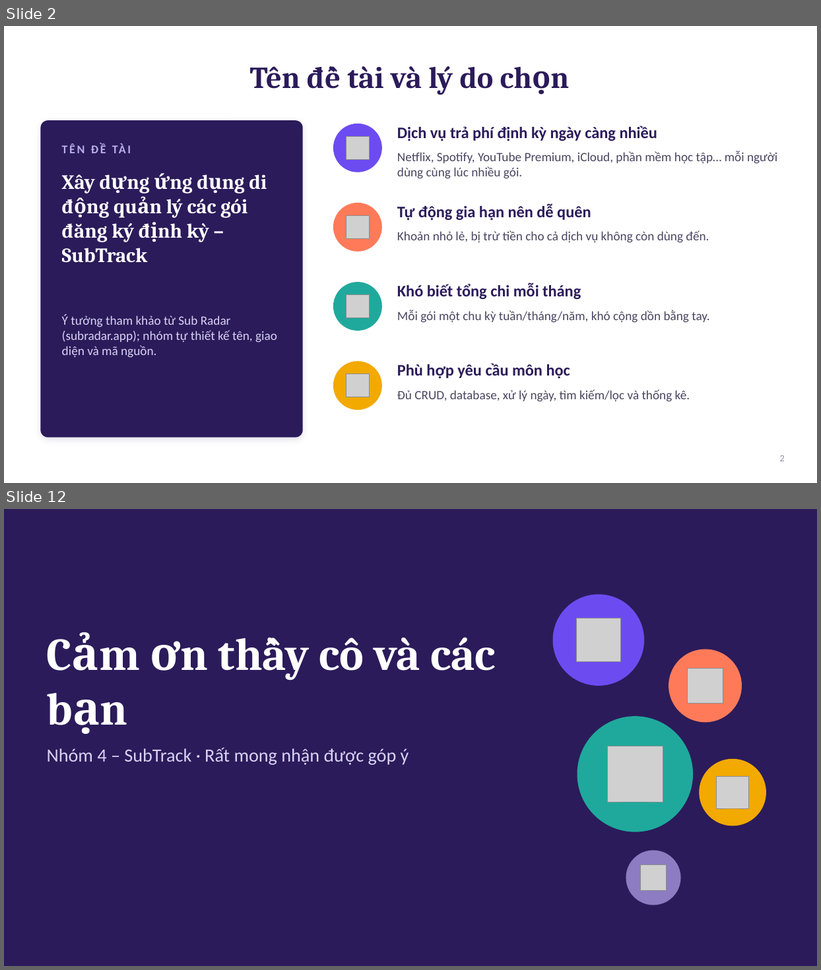
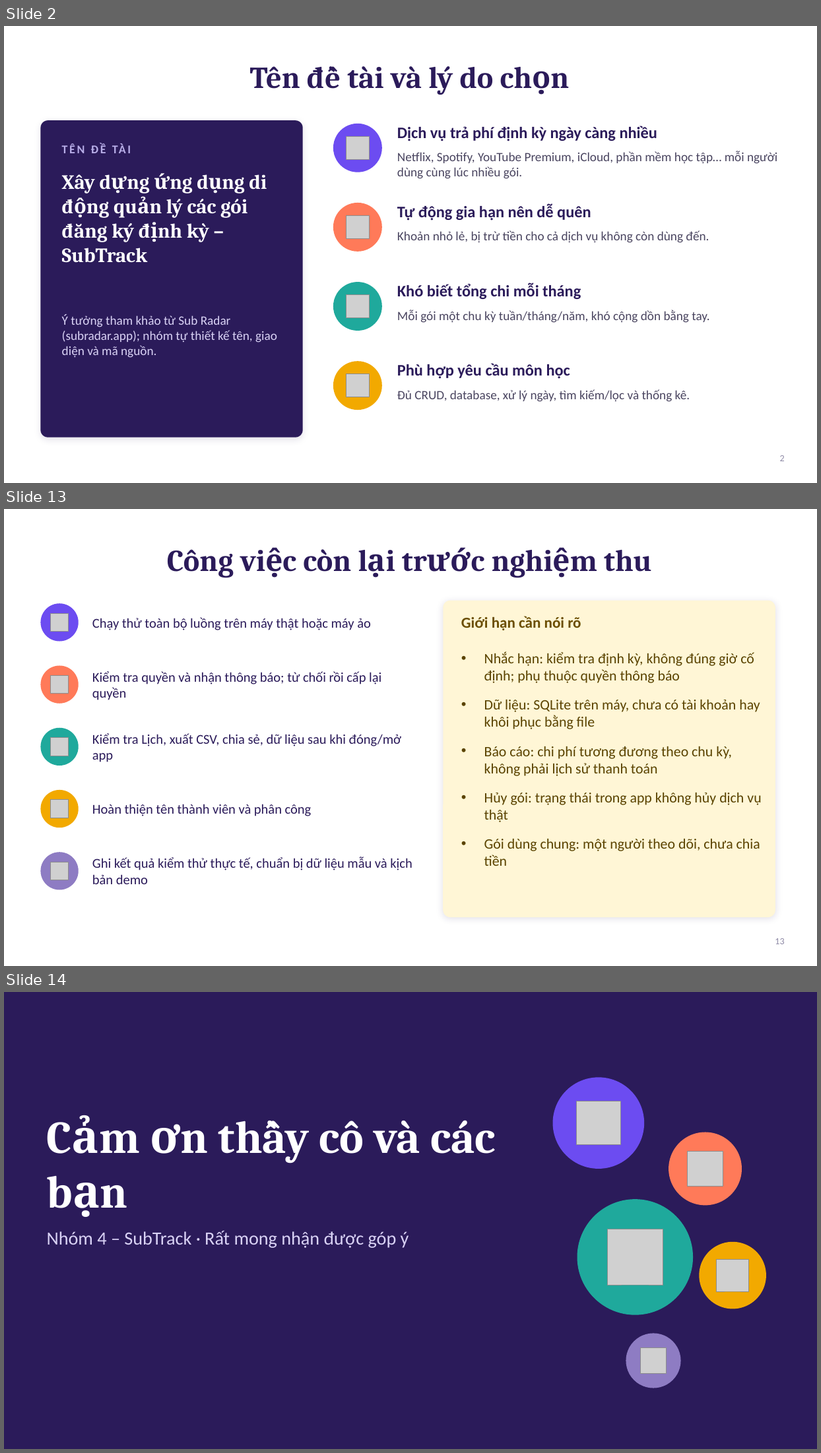
Before and after one commit to nkhhieu123/ltdd, a slide deck: docs/SubTrack_GioiThieuDeTai.pptx. Shown one above the other, each under a label of ours: slides 2 and 12 before the commit, slides 2, 13 and 14 after it; the slides between them are not shown. The pictures are 821x970 and 821x1453 pixels, drawn with LibreOffice and Linux fonts; fonts in the diff are those of the drawing; grey boxes stand for pictures. Boxes give left, top, right and bottom in pixels: in the first picture for what was removed or moved away, otherwise in the second. Text is boxed around its words. In the diff, an @@ line names an element or a change of style, - is before the commit and + after.

Commit message:
Bổ sung nội dung Tuần 1: sơ đồ Use Case trên slide, sửa quan hệ nhắc hạn, đặc tả đủ UC, giới hạn, ca kiểm thử, phân công có tiêu chí nghiệm thu

```diff
--- a/docs/SubTrack_GioiThieuDeTai.pptx
+++ b/docs/SubTrack_GioiThieuDeTai.pptx
@@ slide 13 added at (4, 509, 817, 966), background #FFFFFF @@
@@ title added at (167, 549, 652, 578), 36 pt, text #2B1B5A, bold @@
+Công việc còn lại trước nghiệm thu
@@ ellipse added at (40, 603, 79, 642), fill #6C4CF1 @@
@@ rounded rectangle added at (443, 601, 776, 918), fill #FFF6D6 @@
@@ picture added at (50, 613, 69, 632) @@
@@ text added at (92, 617, 371, 630), 16 pt, text #2B1B5A @@
+Chạy thử toàn bộ luồng trên máy thật hoặc máy ảo
@@ text added at (461, 616, 581, 630), 18 pt, text #6B4E00, bold @@
+Giới hạn cần nói rõ
@@ ellipse added at (40, 666, 79, 704), fill #FF7A59 @@
@@ text added at (484, 652, 761, 866), 17 pt, text #5A4300 @@
+• Nhắc hạn: kiểm tra định kỳ, không đúng giờ cố định; phụ thuộc quyền thông báo
+• Dữ liệu: SQLite trên máy, chưa có tài khoản hay khôi phục bằng file
+• Báo cáo: chi phí tương đương theo chu kỳ, không phải lịch sử thanh toán
+• Hủy gói: trạng thái trong app không hủy dịch vụ thật
+• Gói dùng chung: một người theo dõi, chưa chia tiền
@@ picture added at (50, 675, 69, 694) @@
@@ text added at (92, 671, 382, 700), 16 pt, text #2B1B5A @@
+Kiểm tra quyền và nhận thông báo; từ chối rồi cấp lại quyền
@@ ellipse added at (40, 728, 79, 766), fill #1FA99C @@
@@ picture added at (50, 738, 69, 756) @@
@@ text added at (92, 733, 401, 762), 16 pt, text #2B1B5A @@
+Kiểm tra Lịch, xuất CSV, chia sẻ, dữ liệu sau khi đóng/mở app
@@ ellipse added at (40, 790, 79, 828), fill #F2A900 @@
@@ picture added at (50, 800, 69, 819) @@
@@ text added at (92, 804, 312, 817), 16 pt, text #2B1B5A @@
+Hoàn thiện tên thành viên và phân công
@@ ellipse added at (40, 852, 79, 890), fill #8E7CC3 @@
@@ picture added at (50, 862, 69, 881) @@
@@ text added at (92, 857, 412, 885), 16 pt, text #2B1B5A @@
+Ghi kết quả kiểm thử thực tế, chuẩn bị dữ liệu mẫu và kịch bản demo
@@ page number added at (775, 939, 784, 945), 11 pt, text #8E8AA6 @@
+13
@@ what was slide 12 is now slide 14 @@
```
Also in this commit, not shown: 5 slides changed, 5 other slides added, 4 slides removed, 1 other file.
